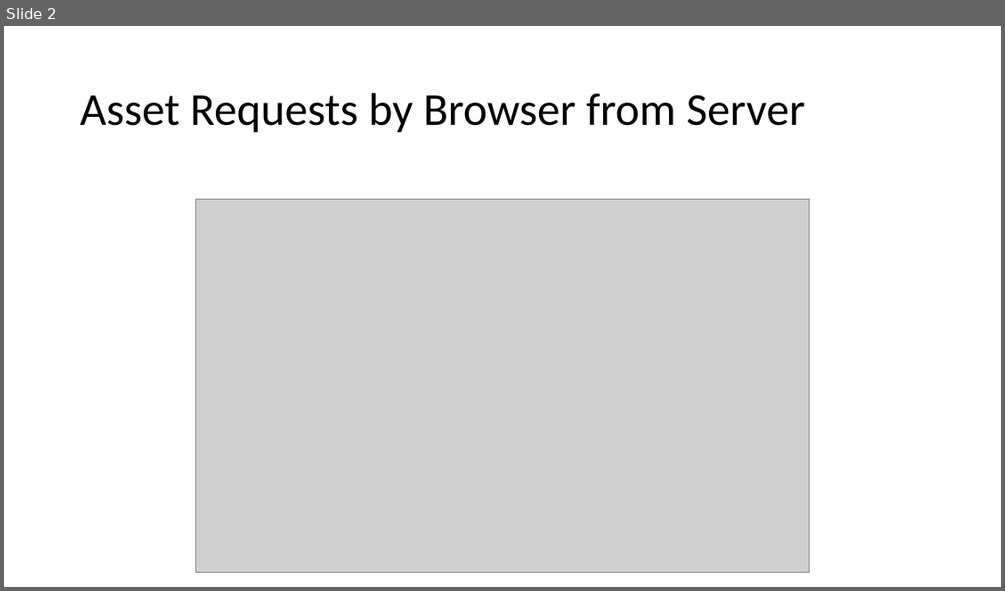
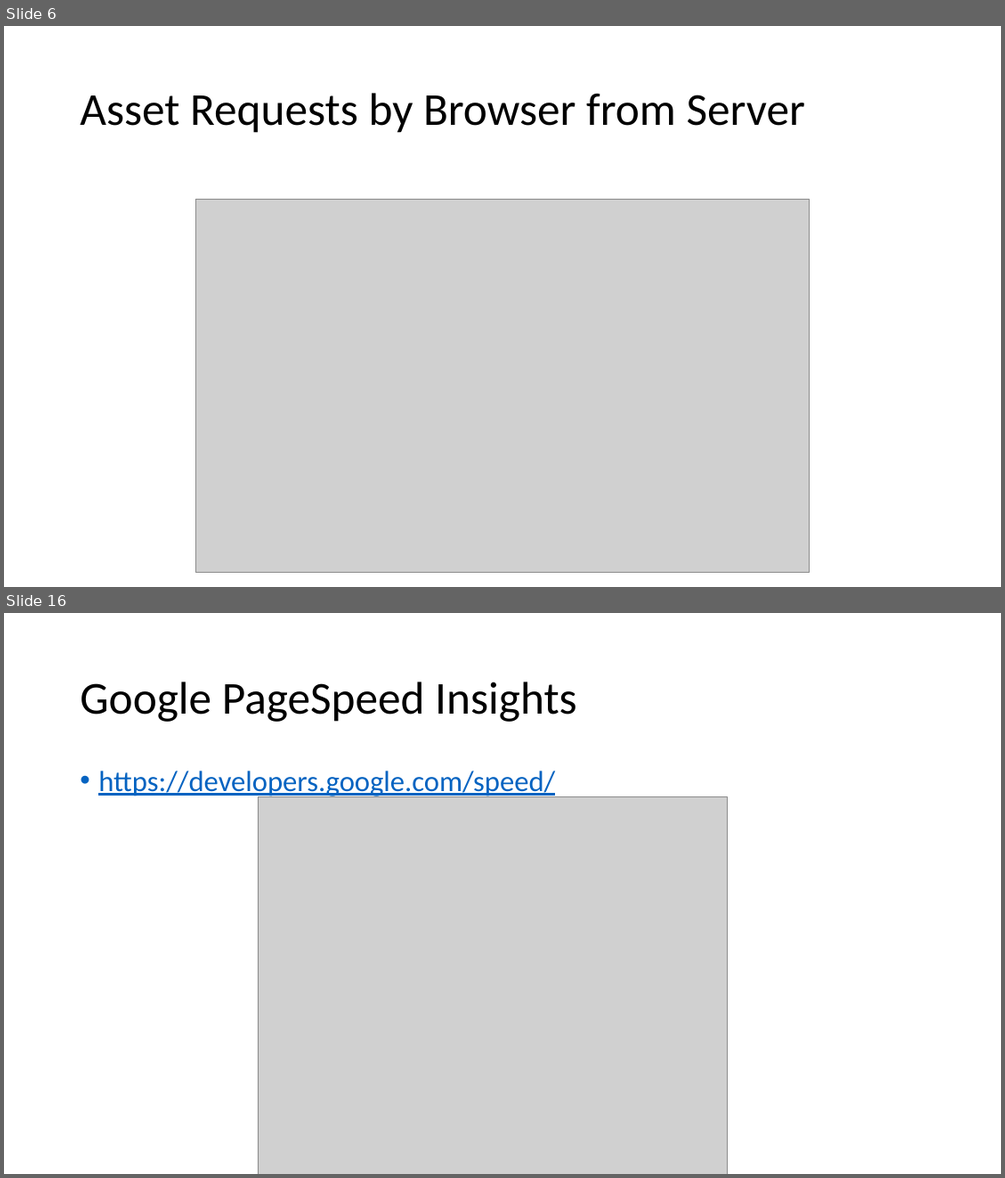
Before and after one commit to GTC-JS/ExtraPresentations, a slide deck: Web Optimization.pptx. Shown one above the other, each under a label of ours: slide 2 before the commit, slides 6 and 16 after it; the slides between them are not shown. The pictures are 1005x591 and 1005x1178 pixels, drawn with LibreOffice and Linux fonts; fonts in the diff are those of the drawing; grey boxes stand for pictures. Boxes give left, top, right and bottom in pixels: in the first picture for what was removed or moved away, otherwise in the second. Text is boxed around its words. In the diff, an @@ line names an element or a change of style, - is before the commit and + after.

```diff
--- a/Web Optimization.pptx
+++ b/Web Optimization.pptx
@@ slide 16 added at <box>4,613,1001,1174</box>, background #FFFFFF @@
@@ title added at <box>80,682,577,722</box>, 44 pt, text #000000 @@
+Google PageSpeed Insights
@@ text added at <box>98,771,555,798</box>, 28 pt, text #0563C1, underline @@
+• https://developers.google.com/speed/
@@ picture added at <box>258,797,727,1174</box> @@
@@ what was slide 2 is now slide 6 @@
```
Also in this commit, not shown: 17 other slides added.
